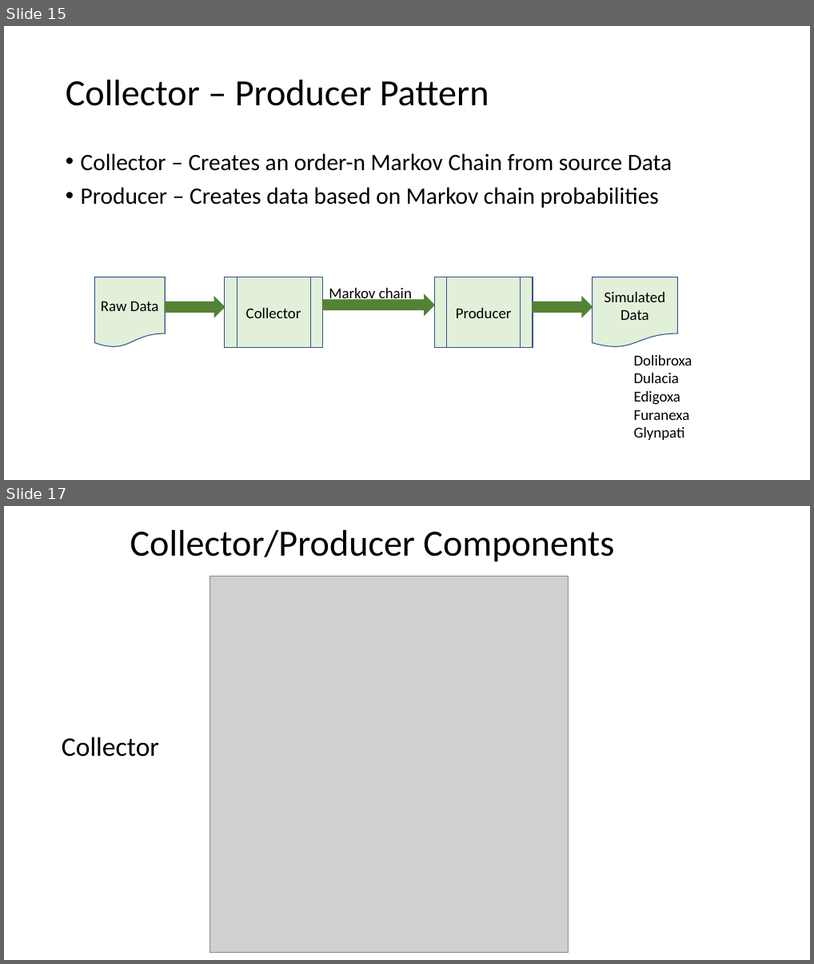
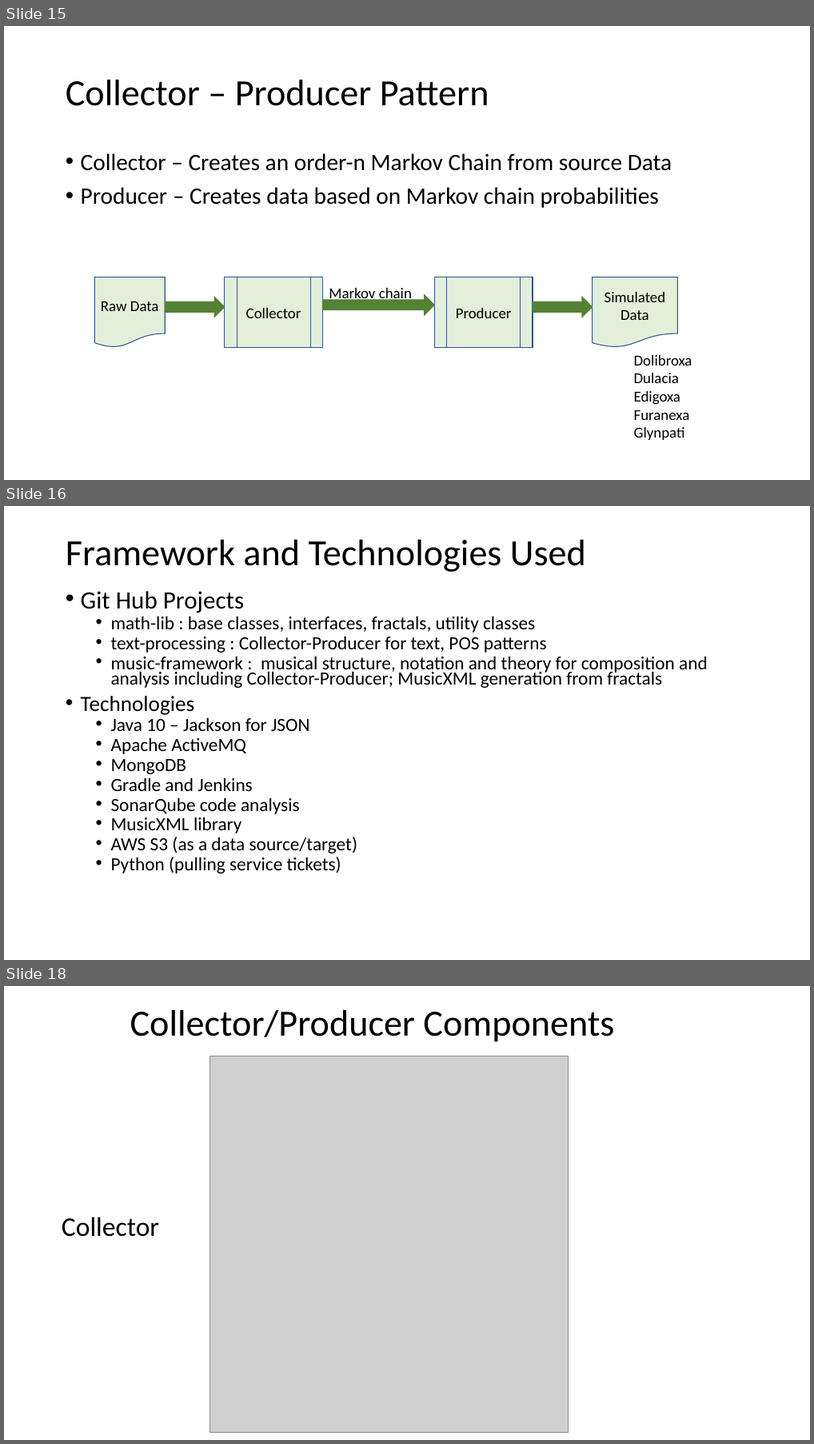
Before and after one commit to dwbzen/commonlib, a slide deck: doc/Markov Chain Lunch and Learn.pptx. Shown one above the other, each under a label of ours: slides 15 and 17 before the commit, slides 15, 16 and 18 after it; the slides between them are not shown. The pictures are 814x964 and 814x1444 pixels, drawn with LibreOffice and Linux fonts; fonts in the diff are those of the drawing; grey boxes stand for pictures; background and template pictures are left out. Boxes give left, top, right and bottom in pixels: in the first picture for what was removed or moved away, otherwise in the second. Text is boxed around its words. In the diff, an @@ line names an element or a change of style, - is before the commit and + after.

```diff
--- a/doc/Markov Chain Lunch and Learn.pptx
+++ b/doc/Markov Chain Lunch and Learn.pptx
@@ slide 16 added at (4,506,810,960), background picture (left out) @@
@@ title added at (66,540,586,572), 44 pt, text #000000 @@
+Framework and Technologies Used
@@ text added at (81,591,708,873), 22.2 pt, text #000000 @@
+• Git Hub Projects
+  • math-lib : base classes, interfaces, fractals, utility classes
+  • text-processing : Collector-Producer for text, POS patterns
+  • music-framework : musical structure, notation and theory for composition and analysis including Collector-Producer; MusicXML generation from fractals
+• Technologies
+  • Java 10 – Jackson for JSON
+  • Apache ActiveMQ
+  • MongoDB
+  • Gradle and Jenkins
+  • SonarQube code analysis
+  • MusicXML library
+  • AWS S3 (as a data source/target)
+  • Python (pulling service tickets)
@@ what was slide 17 is now slide 18 @@
```
Also in this commit, not shown: 7 slides changed, 3 other slides added, 1 slide removed, 1 other file.
